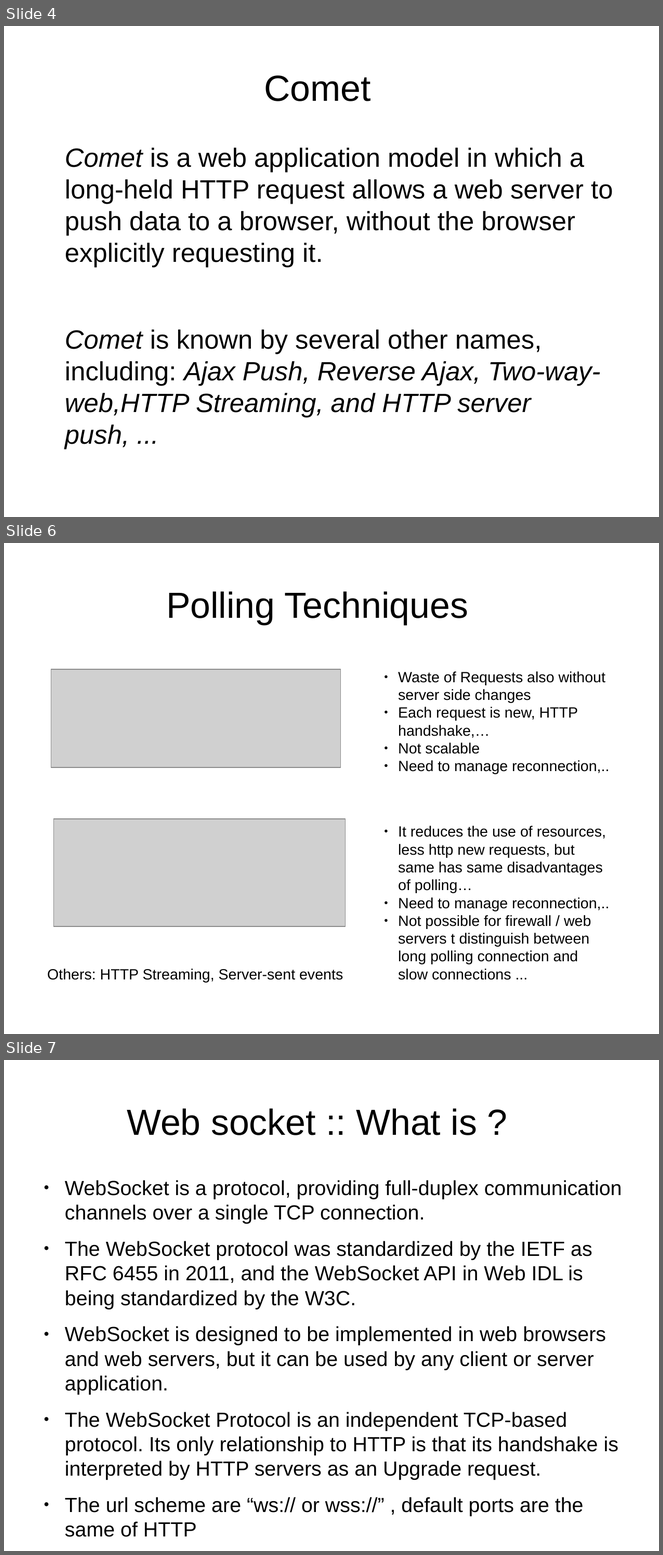
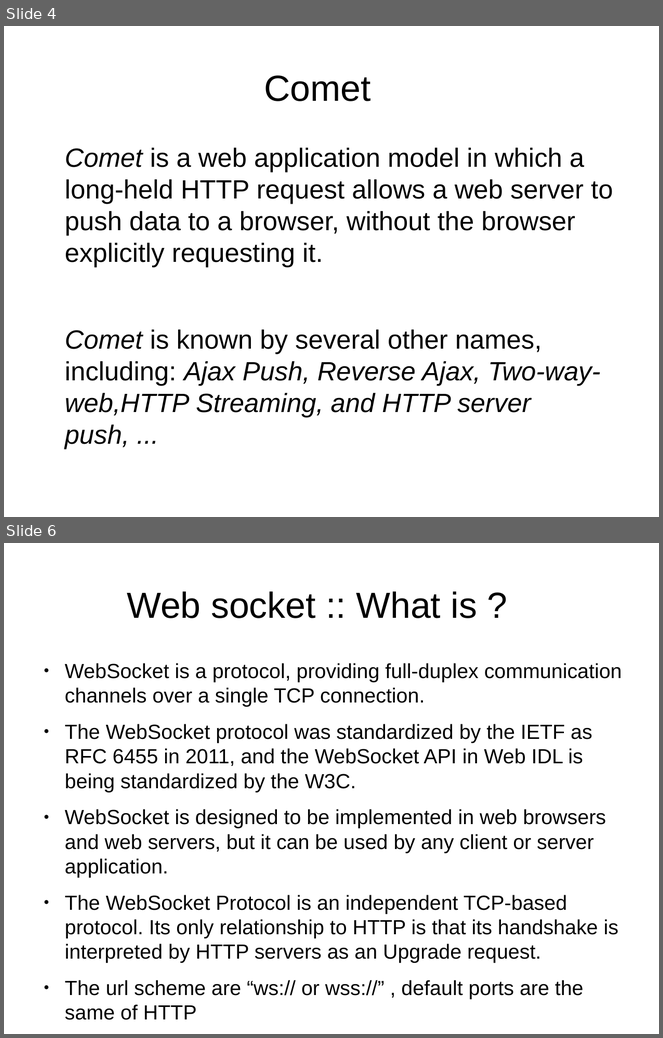
Before and after one commit to Tinvention/Training-websocket-with-spring, a slide deck: websocket-with-spring.odp. Shown one above the other, each under a label of ours: slides 4, 6 and 7 before the commit, slides 4 and 6 after it; the slides between them are not shown. The pictures are 663x1555 and 663x1038 pixels, drawn with LibreOffice and Linux fonts; fonts in the diff are those of the drawing; grey boxes stand for pictures; background and template pictures are left out. Boxes give left, top, right and bottom in pixels: in the first picture for what was removed or moved away, otherwise in the second. Text is boxed around its words. In the diff, an @@ line names an element or a change of style, - is before the commit and + after.

```diff
--- a/websocket-with-spring.odp
+++ b/websocket-with-spring.odp
@@ slide 6 removed at [4, 543, 659, 1034], background #FFFFFF @@
@@ title removed at [166, 591, 468, 625] @@
-Polling Techniques
@@ picture removed at [51, 670, 341, 768] @@
@@ text removed at [398, 671, 609, 774] @@
-● Waste of Requests also without server side changes
-● Each request is new, HTTP handshake,…
-● Not scalable
-● Need to manage reconnection,..
@@ picture removed at [54, 820, 346, 927] @@
@@ text removed at [398, 826, 609, 980] @@
-● It reduces the use of resources, less http new requests, but same has same disadvantages of polling…
-● Need to manage reconnection,..
-● Not possible for firewall / web servers t distinguish between long polling connection and slow connections ...
@@ text removed at [47, 969, 343, 983] @@
-Others: HTTP Streaming, Server-sent events
@@ what was slide 7 is now slide 6 @@
```
Also in this commit, not shown: 6 slides changed, 1 slide added, 4 other files.
